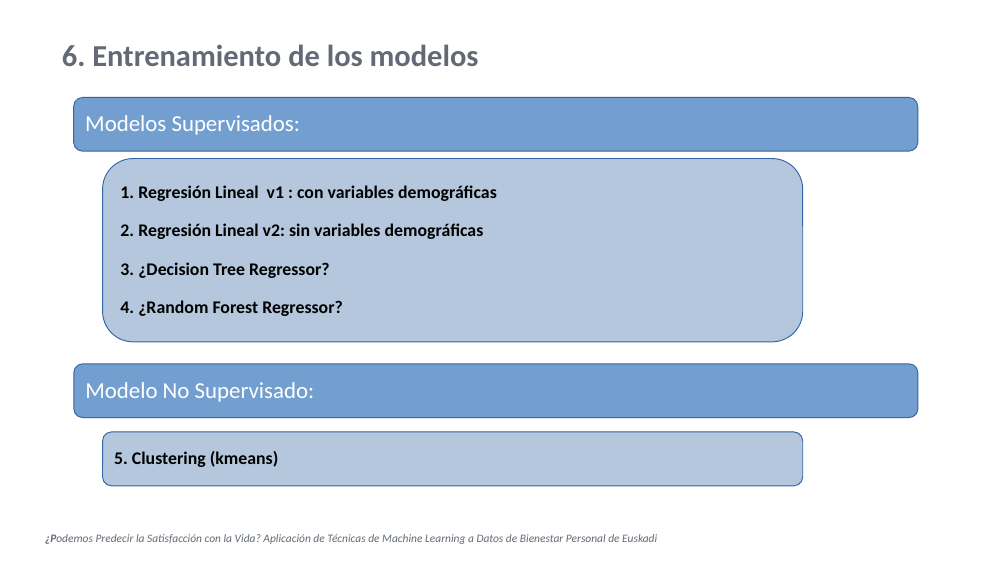
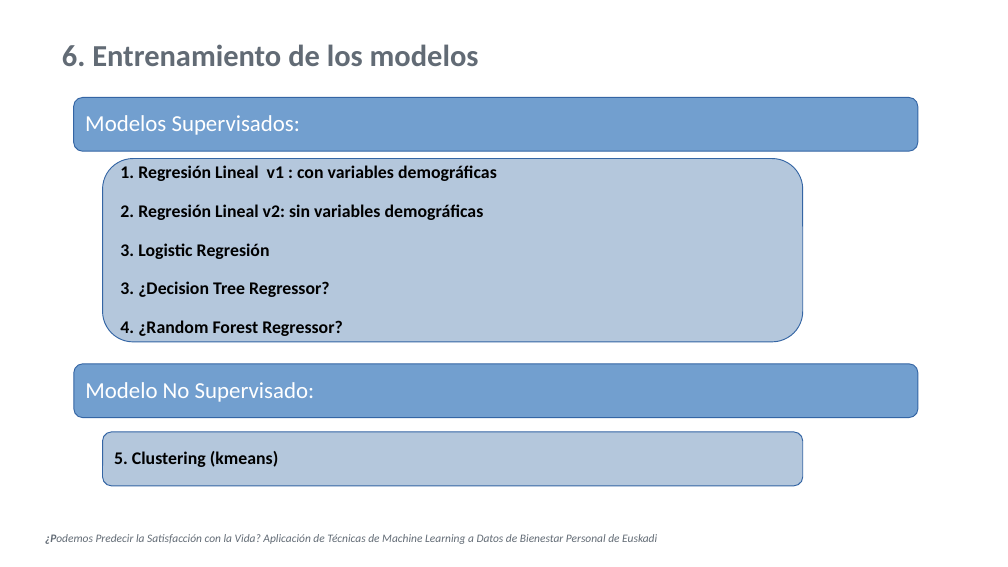
Before and after one commit to Leire2026/Proyecto_Machine_Learning, a slide deck: slide 13 of Proyecto_Final_ML/6_Docs/Presentacion_Tecnica_Proyecto_ML.ppt. Drawn at 1008x567 pixels with LibreOffice and Linux fonts; fonts in the diff are those of the drawing; background and template pictures are left out. Boxes give left, top, right and bottom in pixels: in the first picture for what was removed or moved away, otherwise in the second. Text is boxed around its words. In the diff, an @@ line names an element or a change of style, - is before the commit and + after.

```diff
--- a/Proyecto_Final_ML/6_Docs/Presentacion_Tecnica_Proyecto_ML.ppt
+++ b/Proyecto_Final_ML/6_Docs/Presentacion_Tecnica_Proyecto_ML.ppt
@@ text in rounded rectangle at (x1=120, y1=243, x2=270, y2=259): paragraph added @@
+3. Logistic Regresión
```
Also in this commit, not shown: 1 other slide changed, 6 other files.
